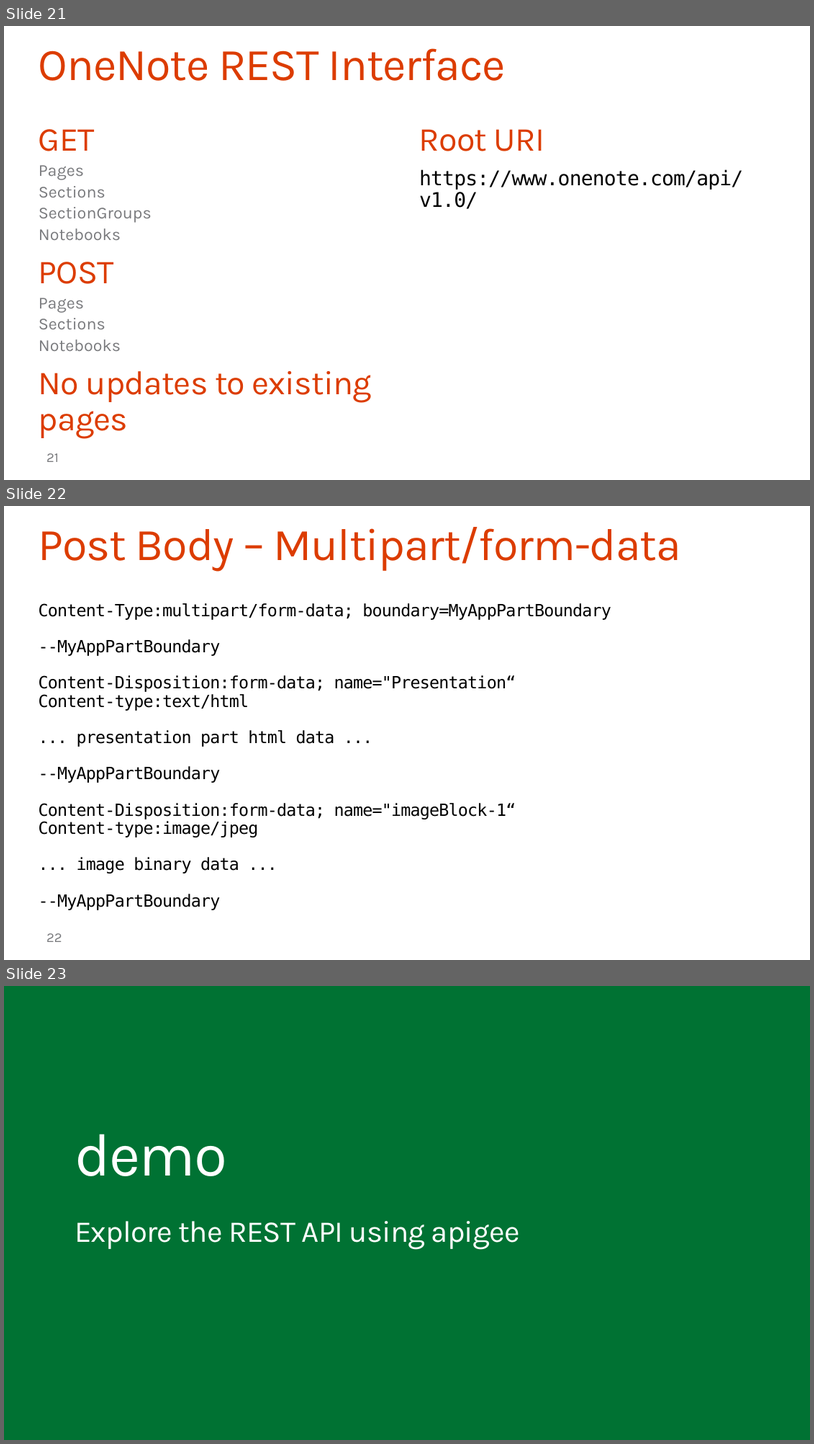
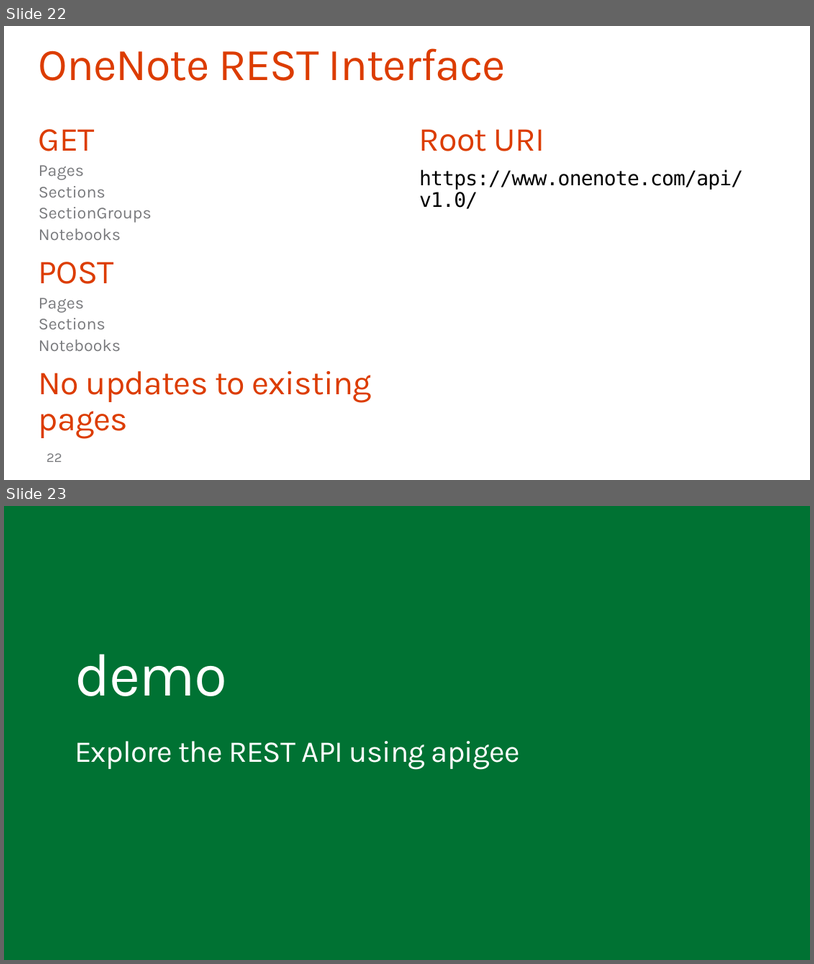
Before and after one commit to OfficeDev/TrainingContent, a slide deck: O3653-7 Deep Dive into the Office 365 APIs for OneNote services/O3653-7 Deep Dive into the Office 365 APIs for OneNote services.pptx. Shown one above the other, each under a label of ours: slides 21, 22 and 23 before the commit, slides 22 and 23 after it. The pictures are 814x1444 and 814x964 pixels, drawn with LibreOffice and Linux fonts; fonts in the diff are those of the drawing; background and template pictures are left out. Boxes give left, top, right and bottom in pixels: in the first picture for what was removed or moved away, otherwise in the second. Text is boxed around its words. In the diff, an @@ line names an element or a change of style, - is before the commit and + after.

```diff
--- a/O3653-7 Deep Dive into the Office 365 APIs for OneNote services/O3653-7 Deep Dive into the Office 365 APIs for OneNote services.pptx
+++ b/O3653-7 Deep Dive into the Office 365 APIs for OneNote services/O3653-7 Deep Dive into the Office 365 APIs for OneNote services.pptx
@@ slide 22 removed at [4, 506, 810, 960], background #FFFFFF @@
@@ title removed at [39, 527, 682, 571] @@
-Post Body – Multipart/form-data
@@ text removed at [39, 603, 611, 910] @@
-Content-Type:multipart/form-data; boundary=MyAppPartBoundary
---MyAppPartBoundary
-Content-Disposition:form-data; name="Presentation“
-Content-type:text/html
-... presentation part html data ...
---MyAppPartBoundary
-Content-Disposition:form-data; name="imageBlock-1“
-Content-type:image/jpeg
-... image binary data ...
---MyAppPartBoundary
@@ page number removed at [46, 933, 62, 942] @@
-22
@@ what was slide 21 is now slide 22 @@
@@ page number at [46, 453, 62, 462]: text changed @@
-21
+22
```
Also in this commit, not shown: 8 slides changed, 2 slides added, 2 other slides removed.
